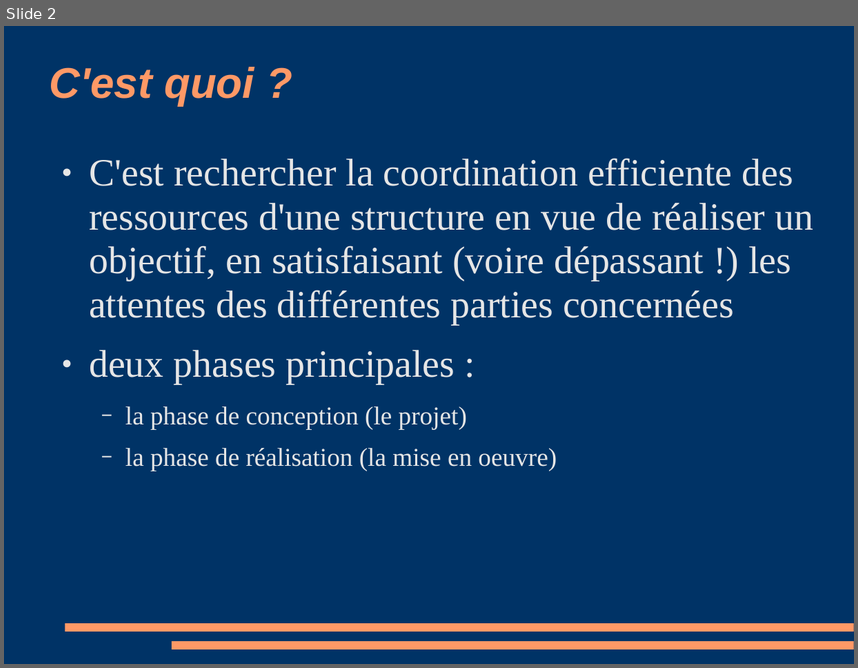
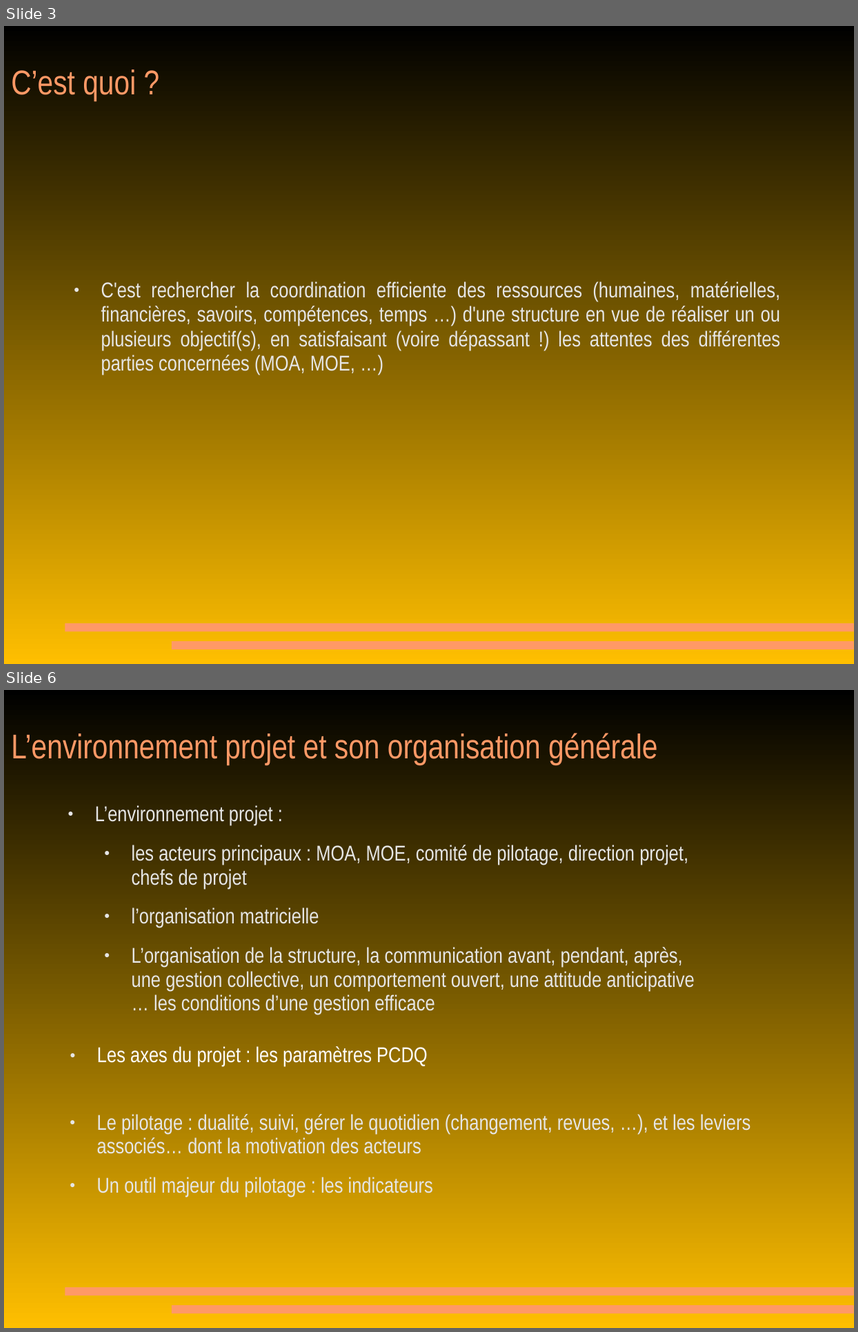
Before and after one commit to MichaelMondou/Cours, a slide deck: Gestion de projet/010 cours 1 gestion projet.pps. Shown one above the other, each under a label of ours: slide 2 before the commit, slides 3 and 6 after it; the slides between them are not shown. The pictures are 858x668 and 858x1332 pixels, drawn with LibreOffice and Linux fonts; fonts in the diff are those of the drawing. Boxes give left, top, right and bottom in pixels: in the first picture for what was removed or moved away, otherwise in the second. Text is boxed around its words. In the diff, an @@ line names an element or a change of style, - is before the commit and + after.

Commit message:
Les PDFs de gestion de projet à jour.

```diff
--- a/Gestion de projet/010 cours 1 gestion projet.pps
+++ b/Gestion de projet/010 cours 1 gestion projet.pps
@@ slide 6 added at (4,690,854,1328), background gradient #000000 to #FFBF00; not listed: 2 template elements that a slide beside it also shows @@
@@ title added at (11,733,657,765), 32 pt, text #FF9966 @@
+L’environnement projet et son organisation générale
@@ text added at (95,805,694,1014), 20 pt, text #E6E6E6 @@
+● L’environnement projet :
+  ● les acteurs principaux : MOA, MOE, comité de pilotage, direction projet, chefs de projet
+  ● l’organisation matricielle
+  ● L’organisation de la structure, la communication avant, pendant, après, une gestion collective, un comportement ouvert, une attitude anticipative … les conditions d’une gestion efficace
@@ text added at (97,1046,428,1066), 20 pt, text #FFFFFF @@
+  ● Les axes du projet : les paramètres PCDQ
@@ text added at (97,1114,751,1196), 20 pt, text #E6E6E6 @@
+● Le pilotage : dualité, suivi, gérer le quotidien (changement, revues, …), et les leviers associés… dont la motivation des acteurs
+● Un outil majeur du pilotage : les indicateurs
@@ what was slide 2 is now slide 3 @@
@@ slide 3 changed as well @@
@@ background #003366 to gradient #000000 to #FFBF00 @@
@@ title at (11,69,136,101): text changed; size 40 to 32 pt; font Arial to Arial Narrow; bold off; italic off @@
-C'est quoi ?
+C’est quoi ?
@@ text at (101,281,781,374): text changed; size 36 to 20 pt; font Times New Roman to Arial Narrow @@
-● C'est rechercher la coordination efficiente des ressources d'une structure en vue de réaliser un objectif, en satisfaisant (voire dépassant !) les attentes des différentes parties concernées
-● deux phases principales :
-  − la phase de conception (le projet)
-  − la phase de réalisation (la mise en oeuvre)
+● C'est rechercher la coordination efficiente des ressources (humaines, matérielles, financières, savoirs, compétences, temps …) d'une structure en vue de réaliser un ou plusieurs objectif(s), en satisfaisant (voire dépassant !) les attentes des différentes parties concernées (MOA, MOE, …)
```
Also in this commit, not shown: 5 other slides changed, 8 other slides added, 8 slides removed, 9 other files.
